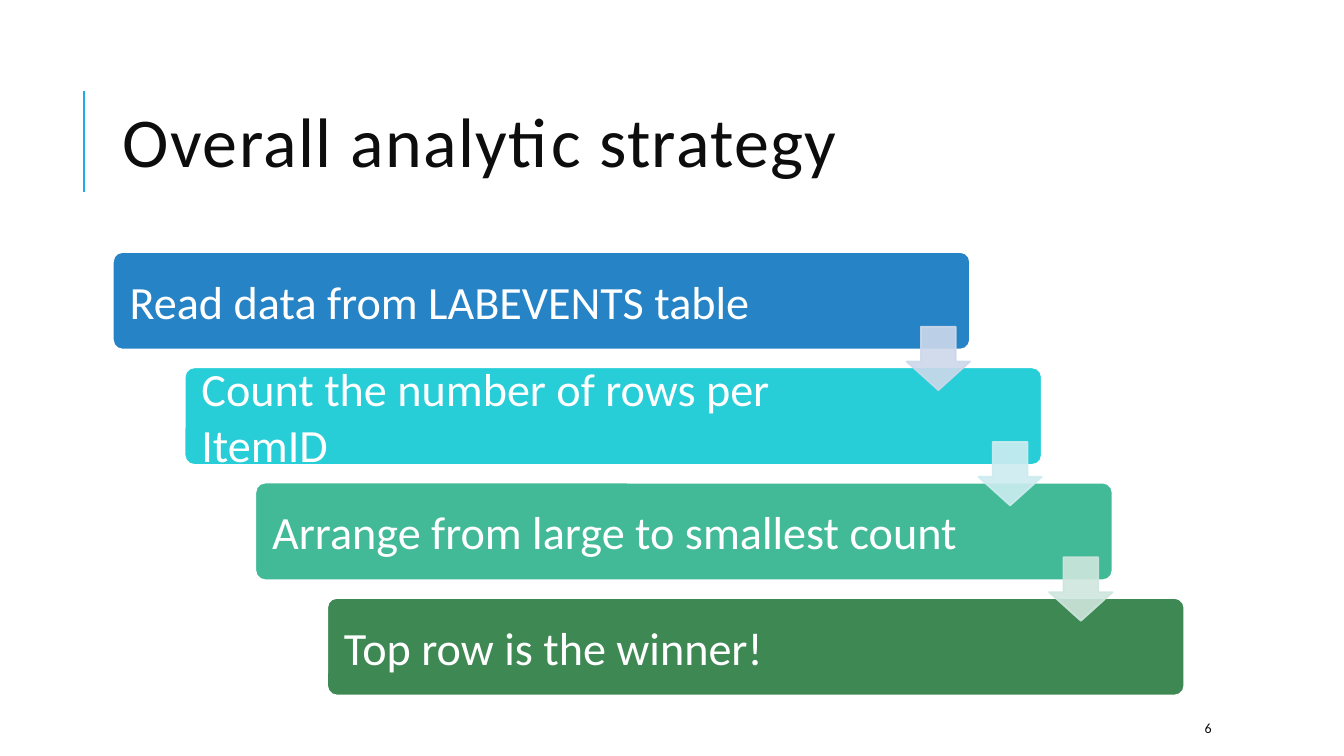
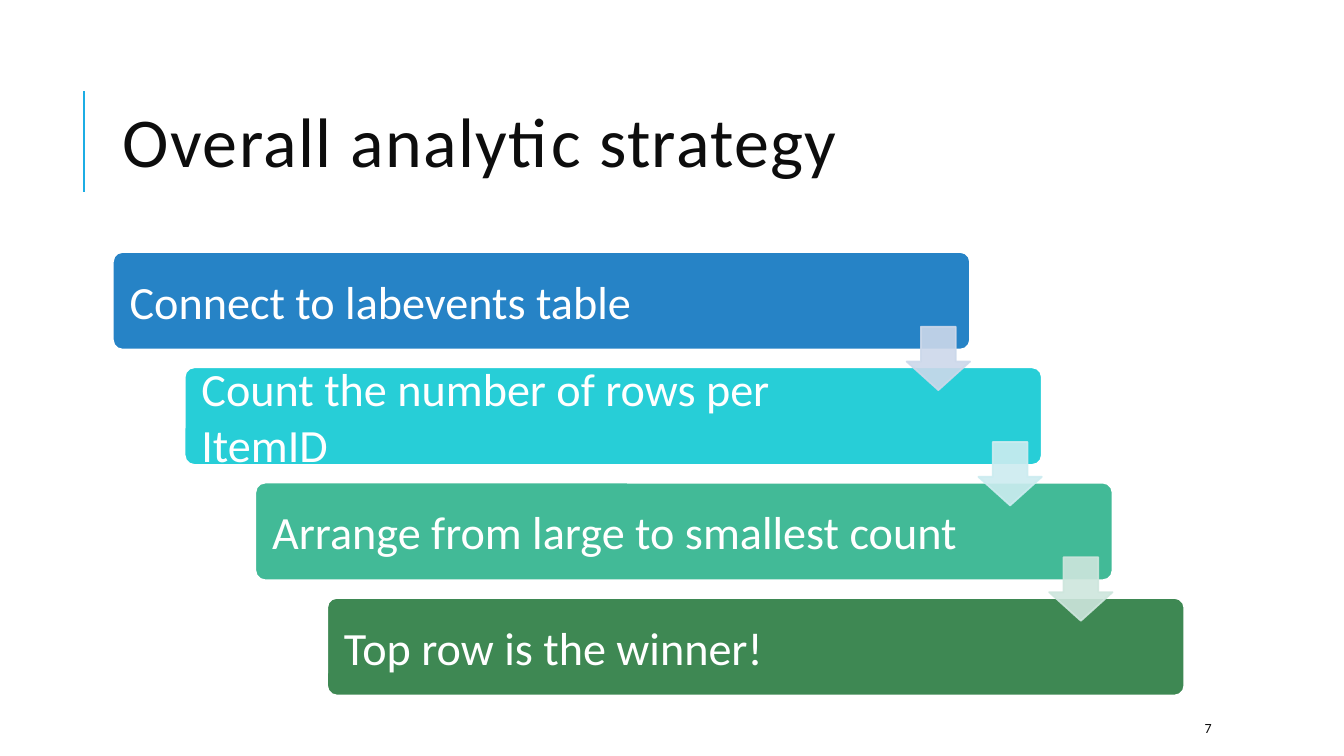
Before and after one commit to amromeo/api_r_int_db_24, a slide deck: slide 7 of presentations/03 - Joins.pptx (slide 6 before the commit). Drawn at 1344x756 pixels with LibreOffice and Linux fonts; fonts in the diff are those of the drawing. Boxes give left, top, right and bottom in pixels: in the first picture for what was removed or moved away, otherwise in the second. Text is boxed around its words. In the diff, an @@ line names an element or a change of style, - is before the commit and + after.

Commit message:
tweaks

```diff
--- a/presentations/03 - Joins.pptx
+++ b/presentations/03 - Joins.pptx
@@ text at bbox=[130, 287, 631, 320]: text changed @@
-Read data from LABEVENTS table
+Connect to labevents table
@@ page number at bbox=[1205, 724, 1212, 733]: text changed @@
-6
+7
```
Also in this commit, not shown: 2 other slides changed, 2 slides added, 2 slides removed.
